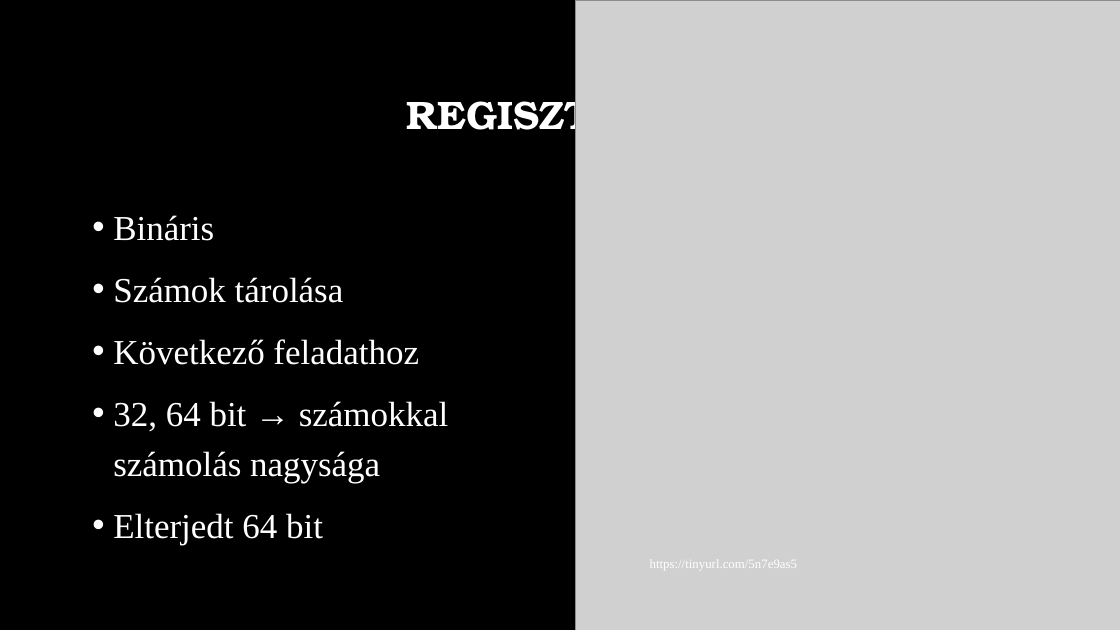
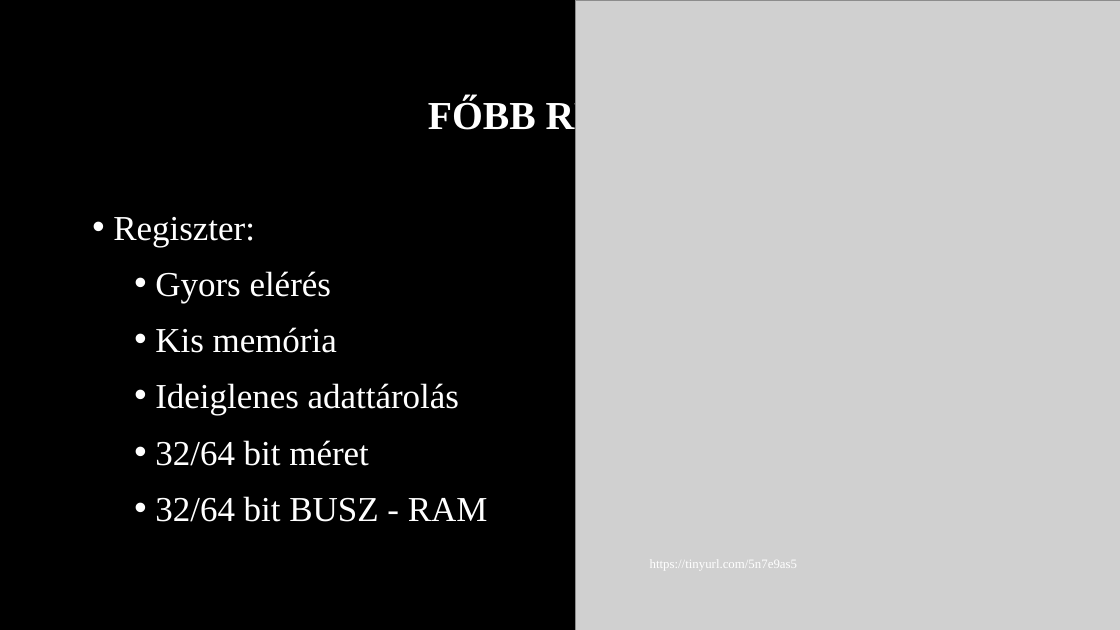
Before and after one commit to MszrsRicsi/Paprika, a slide deck: slide 8 of Processzorok.pptx. Drawn at 1120x630 pixels with LibreOffice and Linux fonts; fonts in the diff are those of the drawing; grey boxes stand for pictures; background and template pictures are left out. Boxes give left, top, right and bottom in pixels: in the first picture for what was removed or moved away, otherwise in the second. Text is boxed around its words. In the diff, an @@ line names an element or a change of style, - is before the commit and + after.

```diff
--- a/Processzorok.pptx
+++ b/Processzorok.pptx
@@ title at bbox=[428, 98, 691, 137]: text changed; font TeX Gyre Bonum to Times New Roman @@
-REGISZTEREK
+FŐBB RÉSZEI
@@ text at bbox=[113, 217, 488, 522]: text changed @@
-• Bináris
-• Számok tárolása
-• Következő feladathoz
-• 32, 64 bit → számokkal számolás nagysága
-• Elterjedt 64 bit
+• Regiszter:
+  • Gyors elérés
+  • Kis memória
+  • Ideiglenes adattárolás
+  • 32/64 bit méret
+  • 32/64 bit BUSZ - RAM
```
Also in this commit, not shown: 6 other slides changed, 5 slides added, 6 slides removed.
